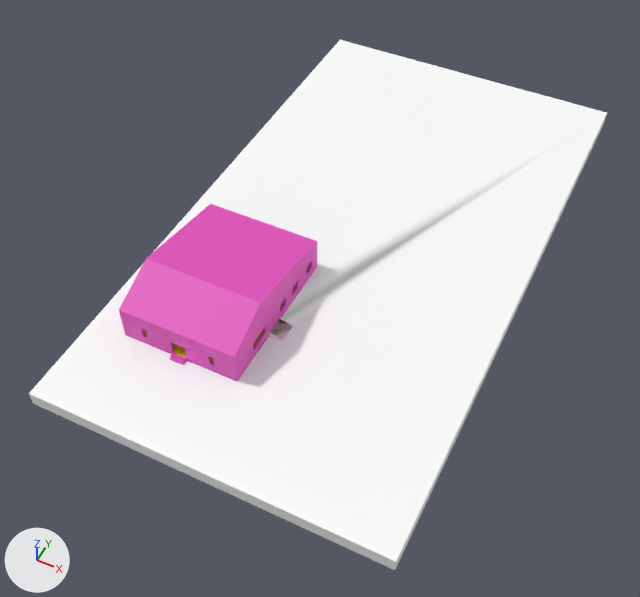
Two versions of the FBX model GameJam GameGen/Assets/Models/Albergue con sotano.fbx, one commit apart.
Camera for both pictures: a camera (50 mm lens) standing at (0.773, -0.419, 0.877) and looking at (0.404, 0.32, -0.046). Arrows for +X, +Y and +Z are at lower left; the lights stay in place. Where no turn or scale is listed for an object, it has been applied to the vertices. Vertices at the same position are counted once.
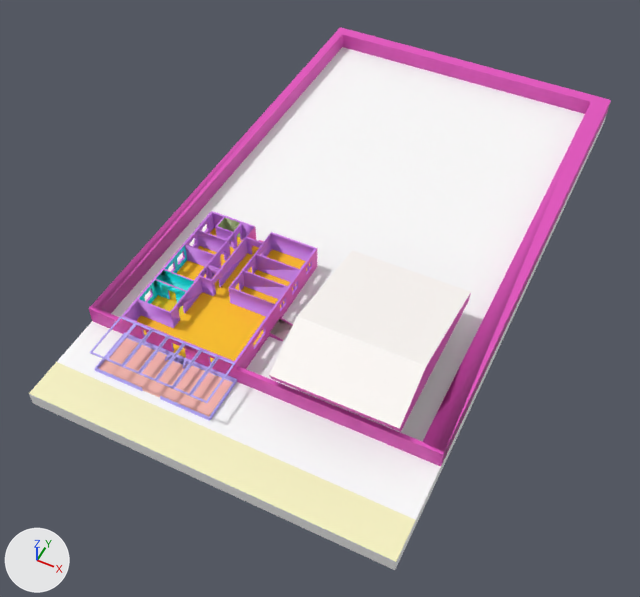
Pixel boxes [x1, y1, x2, y2] of what changed, in the pictures (640 x 597 px; the box of a moved part takes in the faces that stretch with it):
'Mesh4', reshaped
    before: [29, 40, 607, 570]
    after: [29, 47, 607, 570]
'Mesh1', reshaped (14% taller)
    before: [119, 204, 317, 364]
    after: [269, 250, 471, 432]
'Mesh5', added (pink)
    after: [89, 27, 611, 466]
part 1 of me_mesh_003, added
    after: [90, 316, 235, 403]
part 2 of me_mesh_003, added
    after: [29, 103, 605, 562]
part 3 of me_mesh_003, recoloured
    both: [169, 353, 186, 365]
part 4 of me_mesh, moved or reshaped
    before: [234, 250, 316, 364]
    after: [400, 304, 467, 431]
part 5 of me_mesh, recoloured
    before: [119, 204, 317, 357]
    after: [269, 253, 471, 429]
'Mesh3', unchanged, uncovered by the edit
    before: [121, 249, 317, 379]
    after: [121, 211, 317, 379]

Edits to the bpy script that builds the scene:
```text
Add mat_m_0011_seashell:
    mat_m_0011_seashell = principled_material('M_0011_Seashell')
    mat_m_0011_seashell.base_color = (1.0, 0.961, 0.933)  # white #fffbf7
    mat_m_0011_seashell.roughness = 0.553
Add mat_m_0113_mediumslateblue:
    mat_m_0113_mediumslateblue = principled_material('M_0113_MediumSlateBlue')
    mat_m_0113_mediumslateblue.base_color = (0.482, 0.408, 0.933)  # blue #b8abf7
    mat_m_0113_mediumslateblue.roughness = 0.553
Add mat_m_0047_khaki:
    mat_m_0047_khaki = principled_material('M_0047_Khaki')
    mat_m_0047_khaki.base_color = (0.941, 0.902, 0.549)  # beige #f8f4c4
    mat_m_0047_khaki.roughness = 0.553
Add mat_m_0015_salmon:
    mat_m_0015_salmon = principled_material('M_0015_Salmon')
    mat_m_0015_salmon.base_color = (0.98, 0.502, 0.447)  # pink #fdbcb2
    mat_m_0015_salmon.roughness = 0.553
Change me_mesh_003:
    used by ob_mesh4; location = (0.0, 0.0, 0.0)
    remove me_mesh_003.from_pydata(...)  # 80 vertices, 131 faces; spans x 0.177..0.659, y -0.013..0.854, z -0.019..0.006
    add me_mesh_003.from_pydata(...)  # 258 vertices, 574 faces; spans x 0.177..0.659, y -0.013..0.854, z -0.019..0.038
    me_mesh_003 part 1: a new loose piece of 96 vertices spanning x 0.228..0.393, y 0.051..0.115, z 0.036..0.038, in mat_m_0113_mediumslateblue (blue #b9abf7)
    me_mesh_003 part 2: 82 vertices added at x 0.177..0.659, y 0.041..0.113, z 0.001..0.006
    me_mesh_003 part 3: 16 faces spanning x 0.228..0.393, y 0.107..0.115, z 0.001..0.006 switch from mat_m_0002_mediumvioletred (pink #e551bf) to mat_m_0113_mediumslateblue (blue #b9abf7)
    remove me_mesh_003.materials.append(mat_m_0006_pink)  # white #ffe1e7
    add me_mesh_003.materials.append(mat_m_0015_salmon)  # pink #fdbcb2
    add me_mesh_003.materials.append(mat_m_0047_khaki)  # beige #f8f4c4
Change me_mesh:
    used by ob_mesh1; location = (0.0, 0.0, 0.0)
    before: 1 (0.393, 0.333, 0.036) at pixel (317, 248), 2 (0.228, 0.333, 0.036), 4 (0.393, 0.182, 0.079) at pixel (260, 302), 5 (0.228, 0.182, 0.079) at pixel (145, 258), 6 (0.228, 0.115, 0.036) at pixel (120, 316)
    before: 9 (0.393, 0.115, 0.036) at pixel (235, 363)
    remove me_mesh.from_pydata(...)  # 10 vertices, 16 faces; spans x 0.228..0.393, y 0.115..0.333, z 0.036..0.079
    add me_mesh.from_pydata(...)  # 10 vertices, 16 faces; spans x 0.442..0.607, y 0.111..0.339, z 0.036..0.079
    me_mesh part 4
    add for i in [1, 2, 4, 5, 6, 9]: me_mesh.vertices[i].co += Vector((0.214, 0.0, 0.0))
    me_mesh.vertices[0].co: (0.228, 0.333, 0.05) -> (0.442, 0.339, 0.05)  # pixel (210, 203) -> pixel (352, 250)
    me_mesh.vertices[3].co: (0.393, 0.333, 0.05) -> (0.607, 0.339, 0.05)  # pixel (317, 241) -> pixel (471, 291)
    me_mesh.vertices[7].co: (0.228, 0.115, 0.05) -> (0.442, 0.111, 0.048)  # pixel (118, 309) -> pixel (269, 375)
    me_mesh.vertices[8].co: (0.393, 0.115, 0.05) -> (0.607, 0.111, 0.048)  # pixel (234, 357) -> pixel (399, 428)
    me_mesh part 5: 4 faces spanning x 0.442..0.607, y 0.111..0.339, z 0.048..0.079 switch from mat_m_0002_mediumvioletred (pink #e551bf) to mat_m_0011_seashell (white #fffbf7)
Add me_mesh_004:
    me_mesh_004.from_pydata(...)  # 28 vertices, 56 faces; spans x 0.177..0.659, y 0.115..0.854, z 0.001..0.026
    # faces by material slot: [36, 20]
    me_mesh_004.materials.append(mat_m_0002_mediumvioletred)  # pink #e551bf
    me_mesh_004.materials.append(mat_frontcolor)  # white #ffffff
Add ob_mesh5:
    ob_mesh5 = bpy.data.objects.new('Mesh5', me_mesh_004)
    ob_mesh5.location = (0.0, 0.0, 0.0)
```
